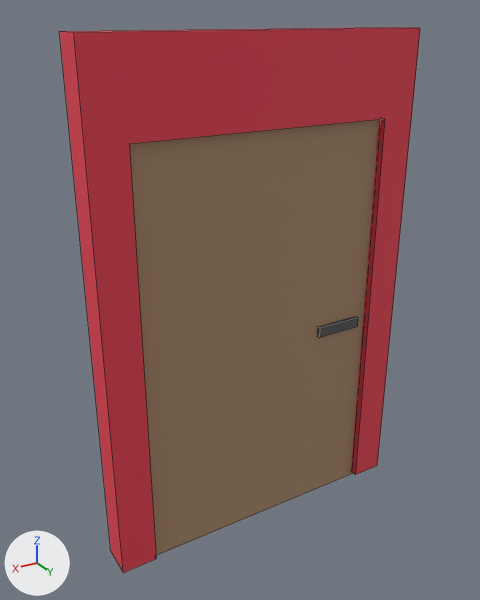
A saved change to the FBX model Assets/Buildings/fasade-door.fbx.
Rendered twice from a camera (50 mm lens) standing at (1.94, 5.95, 3.22) and looking at (0.07, 2.83, 1.66). Every picture has the same lights, and +X, +Y and +Z are marked at lower left. Mesh edges are drawn as thin lines. Where no turn or scale is listed for an object, it has been applied to the vertices.

The first picture shows 'Door', 'fasade door'.
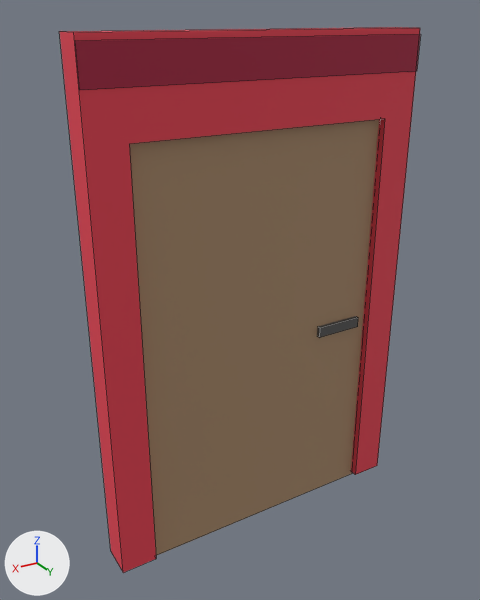
The newer file is also rescaled (x0.01), turned or shifted as a whole; pictures and numbers use the older file's frame.

Pixel boxes (x1, y1, x2, y2) of what changed, in the pictures (480 x 600 px):
part 1 of me_cube_015, added (red)
    after: (75, 34, 420, 90)

Diff of the bpy script that builds the scene:
```diff
--- a/Assets/Buildings/fasade-door.fbx.py
+++ b/Assets/Buildings/fasade-door.fbx.py
@@ mat_red_2 @@
+mat_red_2 = principled_material('red 2')
+mat_red_2.base_color = (0.376, 0.0118, 0.0487)  # red #a51c3e
+mat_red_2.roughness = 0.69
@@ me_cube_015 @@
 me_cube_015.from_pydata(...)  # 16 vertices, 10 faces; spans x -2.0..0.0, y -0.2..0.0, z 0.0..3.0
 # used by ob_fasade_door; location = (0.983, 2.994, 0.15)
 # verts and faces of me_cube_015; kept vertices keep their numbers, new ones are numbered from 16
+# me_cube_015 part 1
+verts[16] = (-2.0, 0.01, 2.97)  # pixel (420, 34)
+verts[17] = (0.0, 0.01, 2.97)  # pixel (74, 40)
+verts[18] = (-2.0, 0.01, 2.77)  # pixel (416, 71)
+verts[19] = (0.0, 0.01, 2.77)  # pixel (79, 90)
+faces += [(16, 17, 19, 18)]  # mat_red_2 (red #a51c3e)
 me_cube_015.materials.append(mat_red)
+me_cube_015.materials.append(mat_red_2)  # red #a51c3e
```
